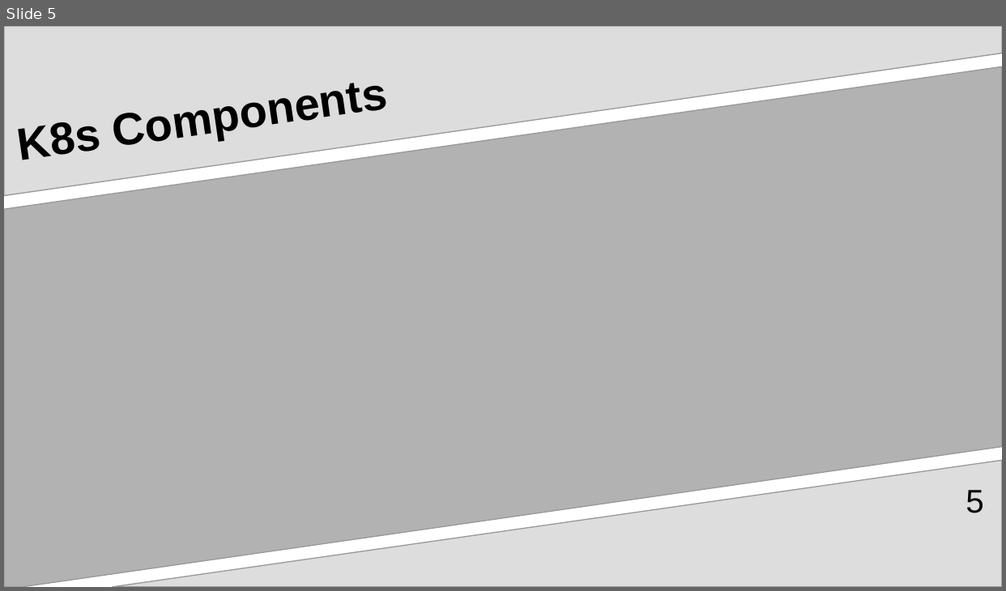
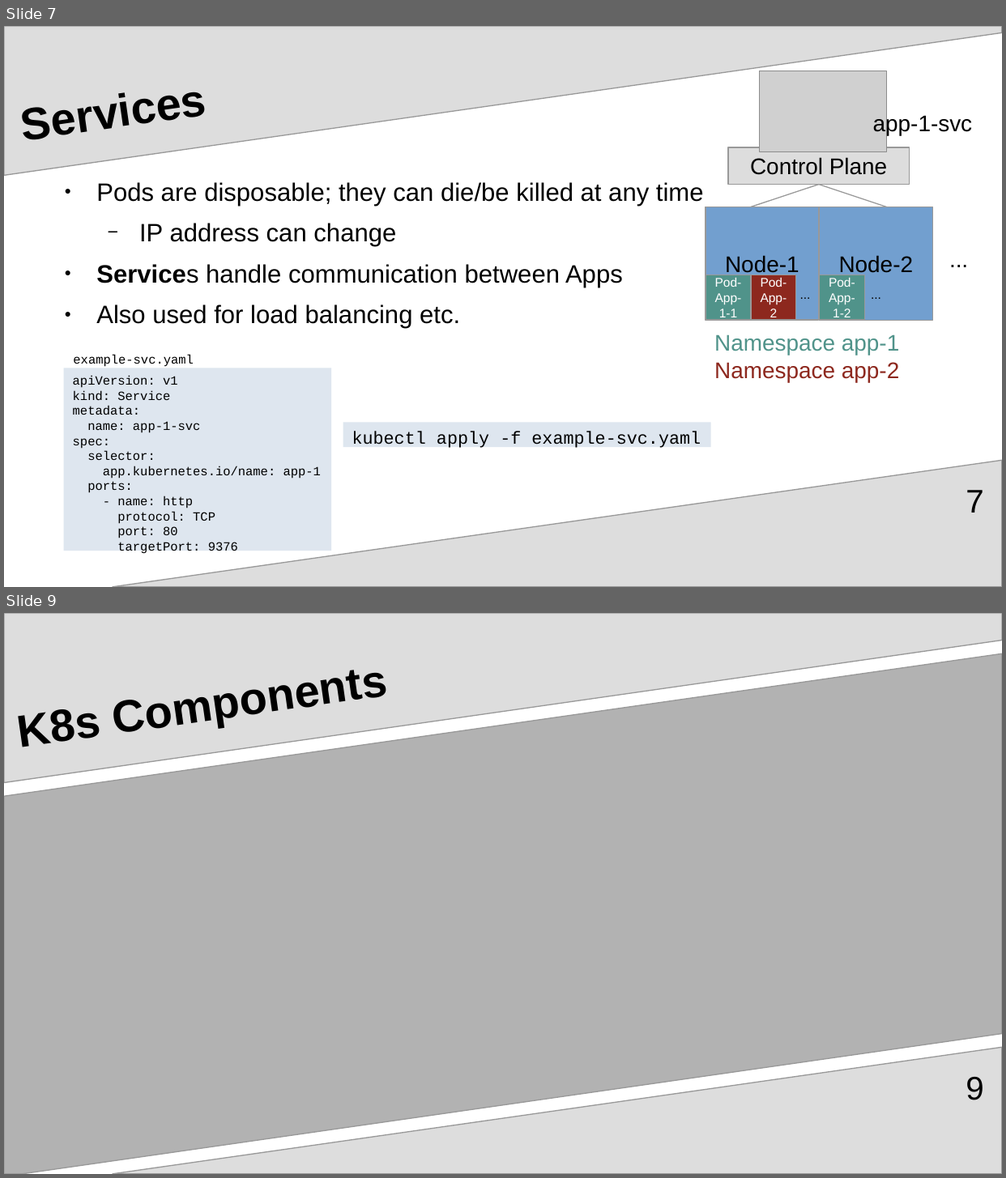
Before and after one commit to upart/cabinops, a slide deck: documentation/Introduction.odp. Shown one above the other, each under a label of ours: slide 5 before the commit, slides 7 and 9 after it; the slides between them are not shown. The pictures are 1006x591 and 1006x1178 pixels, drawn with LibreOffice and Linux fonts; fonts in the diff are those of the drawing; grey boxes stand for pictures. Boxes give left, top, right and bottom in pixels: in the first picture for what was removed or moved away, otherwise in the second. Text is boxed around its words. In the diff, an @@ line names an element or a change of style, - is before the commit and + after.

Commit message:
add sections on pods, deployments, services

```diff
--- a/documentation/Introduction.odp
+++ b/documentation/Introduction.odp
@@ slide 7 added at (4, 26, 1002, 587), background #FFFFFF; not listed: 1 template element that a slide beside it also shows @@
@@ freeform shape added at (4, 26, 1002, 175), fill #DDDDDD, outline #999999 0.85 pt @@
@@ title added at (15, 26, 910, 169), 36 pt, text #000000, bold @@
+Services
@@ picture added at (759, 71, 887, 152) @@
@@ text added at (873, 113, 973, 135), 18 pt, text #000000 @@
+app-1-svc
@@ rectangle added at (728, 148, 910, 185), fill #DDDDDD, outline #999999 0.85 pt, 18 pt, text #000000 @@
+Control Plane
@@ text added at (96, 182, 704, 329), 20 pt, text #000000 @@
+● Pods are disposable; they can die/be killed at any time
+  − IP address can change
+● Services handle communication between Apps
+● Also used for load balancing etc.
@@ line added from (751, 207) to (819, 185), #999999 0.85 pt @@
@@ line added from (819, 185) to (887, 207), #999999 0.85 pt @@
@@ rectangle added at (705, 207, 819, 320), fill #729FCF, outline #999999 0.85 pt, 18 pt, text #000000 @@
+Node-1
@@ rectangle added at (820, 207, 933, 320), fill #729FCF, outline #999999 0.85 pt, 18 pt, text #000000 @@
+Node-2
@@ text added at (940, 241, 978, 275), 18 pt, text #000000 @@
+...
@@ rectangle added at (705, 275, 751, 320), fill #50938A, outline #999999 0.85 pt, 10 pt, text #FFFFFF @@
+Pod-App-1-1
@@ rectangle added at (751, 275, 796, 320), fill #8D281E, outline #999999 0.85 pt, 10 pt, text #FFFFFF @@
+Pod-
+App-
+2
@@ text added at (791, 282, 819, 305), 10 pt, text #000000 @@
+...
@@ rectangle added at (820, 275, 865, 320), fill #50938A, outline #999999 0.85 pt, 10 pt, text #FFFFFF @@
+Pod-
+App-
+1-2
@@ text added at (863, 282, 890, 305), 10 pt, text #000000 @@
+...
@@ text added at (714, 335, 899, 355), 18 pt, text #50938A @@
+Namespace app-1
@@ text added at (73, 355, 193, 367), 10 pt, text #000000 @@
+example-svc.yaml
@@ text added at (714, 362, 899, 382), 18 pt, text #8D281E @@
+Namespace app-2
@@ rectangle added at (64, 369, 332, 551), fill #DEE6EF, 10 pt, text #000000 @@
+apiVersion: v1
+kind: Service
+metadata:
+name: app-1-svc
+spec:
+selector:
+app.kubernetes.io/name: app-1
+ports:
+- name: http
+protocol: TCP
+port: 80
+targetPort: 9376
@@ rectangle added at (343, 423, 711, 448), fill #DEE6EF, 14 pt, text #000000 @@
+kubectl apply -f example-svc.yaml
@@ page number added at (965, 490, 983, 513), 26 pt, text #000000 @@
+7
@@ what was slide 5 is now slide 9 @@
@@ page number at (965, 1077, 983, 1101): text changed @@
-5
+9
```
Also in this commit, not shown: 2 slides changed, 3 other slides added, 6 other files.
